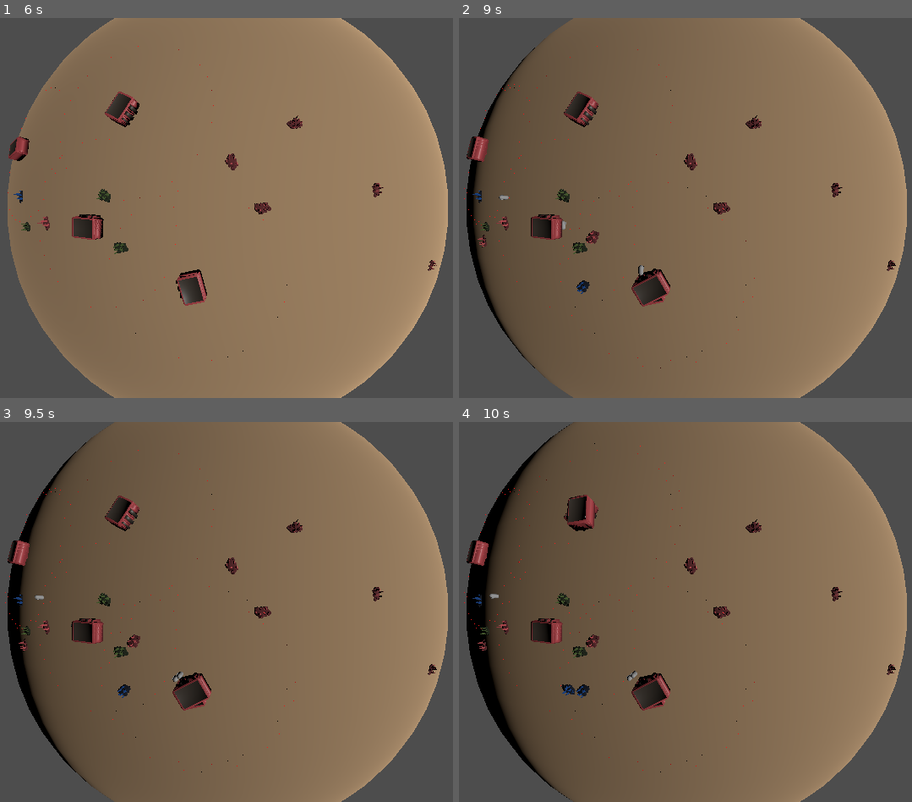
Above: before the commit, frames 1-4 (two rows, left to right).
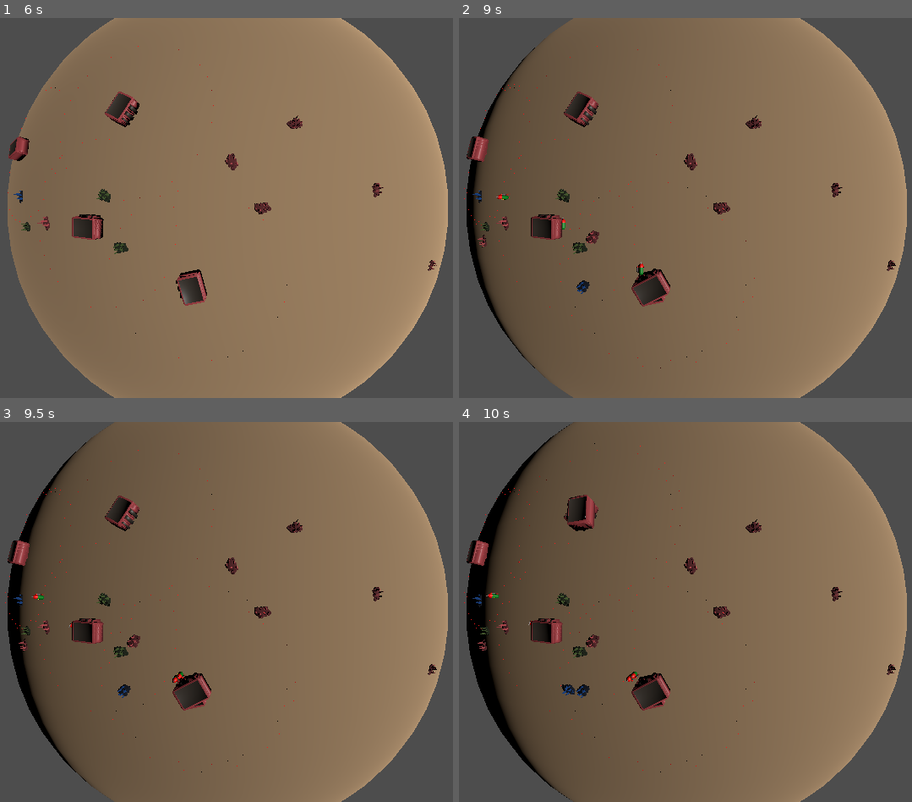
Above: after the commit, the same moments.

Repository: ShadowCurse/gmtk_2024
Game: Godot game, scene res://solar_system.tscn
Two runs of this game, one before a commit and one after it. Both use one fixed random seed, a clock stepped at 60 frames per second and the inputs below.
Inputs (mouse positions are in pixels of both pictures, inside the frame that each line leads up to):
- Up to frame 1 (6 s): tap Enter at 0.5, 2.75, 4.25 s; move the mouse to (194, 284) at 0.52 s; hold Up (ui_up) 0.53-2.03 s; tap W (place_hub) every 1.5 s from 0.6 to 5.1 s; click (194, 284) at 0.67 s; tap Space at 1.25, 3.5, 5.75 s; move the mouse to (430, 265) at 1.27 s; tap Q (place_resource) every 1.5 s from 1.35 to 5.85 s; move the mouse to (27, 151) at 2.02 s; hold Left (ui_left) 2.03-3.53 s; move the mouse to (262, 208) at 2.77 s; click (262, 208) at 2.92 s; move the mouse to (126, 113) at 3.52 s; hold Down (ui_down) 3.53-4.28 s; move the mouse to (375, 189) at 4.27 s; hold Right (ui_right) 4.28-5.03 s; move the mouse to (90, 227) at 5.02 s; hold Up (ui_up) 5.03-5.78 s; click (90, 227) at 5.17 s; move the mouse to (294, 124) at 5.77 s; hold Right (ui_right) from 5.78 s (still down)
- Up to frame 2 (9 s): move the mouse to (653, 284) at 6.52 s; tap W (place_hub) at 6.6, 8.1 s; move the mouse to (889, 265) at 7.27 s; tap Q (place_resource) at 7.35, 8.85 s; click (889, 265) at 7.42 s; move the mouse to (486, 151) at 8.02 s; release Right (ui_right) at 8.03 s; hold Down (ui_down) 8.03-8.78 s; move the mouse to (721, 208) at 8.77 s; hold Left (ui_left) from 8.78 s (still down)
- Up to frame 3 (9.5 s): keep holding Left (ui_left)
- Up to frame 4 (10 s): move the mouse to (585, 517) at 9.52 s; release Left (ui_left) at 9.53 s; hold Up (ui_up) from 9.53 s (still down); tap W (place_hub) at 9.6 s; click (585, 517) at 9.67 s

Frame 1 is identical in both runs. In frame 2, less than 0.1% of the frame differs, in the area x 8-41%, y 46-68%; in frame 3, less than 0.1%; in frame 4, less than 0.1%.

Commit message:
update worker model

Diff:
--- a/worker.gd
+++ b/worker.gd
@@ -14,6 +14,10 @@
 func _ready():
     self.target = self.resource_point.position
     self.item.visible = false
+    match self.type:
+        ResourcePoint.Type.Red: self.item.get_surface_override_material(0).albedo_color = Color.RED
+        ResourcePoint.Type.Green: self.item.get_surface_override_material(0).albedo_color = Color.GREEN
+        ResourcePoint.Type.Blue: self.item.get_surface_override_material(0).albedo_color = Color.BLUE
 
 func _process(delta):
     if Input.is_action_pressed("ui_up"):
--- a/worker.tscn
+++ b/worker.tscn
@@ -1,11 +1,7 @@
-[gd_scene load_steps=7 format=3 uid="uid://cckrf2qbeium6"]
+[gd_scene load_steps=17 format=3 uid="uid://cckrf2qbeium6"]
 
 [ext_resource type="Script" path="res://worker.gd" id="1_18uty"]
-
-[sub_resource type="CapsuleMesh" id="CapsuleMesh_6pawm"]
-
-[sub_resource type="BoxMesh" id="BoxMesh_53g4u"]
-size = Vector3(0.5, 0.5, 1)
+[ext_resource type="PackedScene" uid="uid://cee6t8gdqdf61" path="res://assets/ork.glb" id="2_ya42p"]
 
 [sub_resource type="CapsuleShape3D" id="CapsuleShape3D_gp66d"]
 
@@ -15,25 +11,81 @@
 [sub_resource type="ORMMaterial3D" id="ORMMaterial3D_uk38c"]
 albedo_color = Color(0.343048, 0.31453, 0.266026, 1)
 
+[sub_resource type="Gradient" id="Gradient_ejuf3"]
+offsets = PackedFloat32Array(0, 0.992308)
+colors = PackedColorArray(0.98276, 0.848205, 0.145573, 1, 0.835268, 0.145451, 0.0309191, 1)
+
+[sub_resource type="GradientTexture1D" id="GradientTexture1D_hhx8y"]
+gradient = SubResource("Gradient_ejuf3")
+
+[sub_resource type="Gradient" id="Gradient_j1n6r"]
+colors = PackedColorArray(0.325445, 0.325439, 0.325441, 1, 0.835294, 0.835294, 0.0980392, 0.0156863)
+
+[sub_resource type="GradientTexture1D" id="GradientTexture1D_a1i48"]
+gradient = SubResource("Gradient_j1n6r")
+
+[sub_resource type="Curve" id="Curve_bn2e1"]
+_data = [Vector2(0.00694445, 1), 0.0, 0.0, 0, 0, Vector2(0.989583, 0.505634), 0.0, 0.0, 0, 0]
+point_count = 2
+
+[sub_resource type="CurveTexture" id="CurveTexture_xrxcy"]
+curve = SubResource("Curve_bn2e1")
+
+[sub_resource type="Curve" id="Curve_flifd"]
+_data = [Vector2(0, 1), 0.0, 0.0, 0, 0, Vector2(0.989583, 0.0204226), 0.0, 0.0, 0, 0]
+point_count = 2
+
+[sub_resource type="CurveTexture" id="CurveTexture_m5e4p"]
+curve = SubResource("Curve_flifd")
+
+[sub_resource type="ParticleProcessMaterial" id="ParticleProcessMaterial_u81c0"]
+direction = Vector3(0, -1, 0)
+spread = 30.0
+initial_velocity_max = 4.0
+scale_min = 0.5
+scale_curve = SubResource("CurveTexture_m5e4p")
+color = Color(0.886275, 0.313726, 0, 0.219608)
+color_ramp = SubResource("GradientTexture1D_a1i48")
+color_initial_ramp = SubResource("GradientTexture1D_hhx8y")
+emission_curve = SubResource("CurveTexture_xrxcy")
+collision_mode = 1
+collision_friction = 0.0
+collision_bounce = 0.0
+
+[sub_resource type="StandardMaterial3D" id="StandardMaterial3D_snp0b"]
+transparency = 1
+vertex_color_use_as_albedo = true
+
+[sub_resource type="SphereMesh" id="SphereMesh_t58p4"]
+material = SubResource("StandardMaterial3D_snp0b")
+radius = 0.1
+height = 0.2
+radial_segments = 8
+rings = 3
+
 [node name="worker" type="CharacterBody3D"]
 collision_layer = 2
 collision_mask = 7
 script = ExtResource("1_18uty")
-
-[node name="MeshInstance3D" type="MeshInstance3D" parent="."]
-transform = Transform3D(1, 0, 0, 0, 1, 0, 0, 0, 1, 0, 1, 0)
-mesh = SubResource("CapsuleMesh_6pawm")
-
-[node name="MeshInstance3D2" type="MeshInstance3D" parent="."]
-transform = Transform3D(1, 0, 0, 0, 1, 0, 0, 0, 1, 0, 1.45389, -0.143986)
-mesh = SubResource("BoxMesh_53g4u")
 
 [node name="CollisionShape3D" type="CollisionShape3D" parent="."]
 transform = Transform3D(1, 0, 0, 0, 1, 0, 0, 0, 1, 0, 1, 0)
 shape = SubResource("CapsuleShape3D_gp66d")
 
 [node name="item" type="MeshInstance3D" parent="."]
-transform = Transform3D(1, 0, 0, 0, 1, 0, 0, 0, 1, 0, 2.35905, 0)
+transform = Transform3D(1, 0, 0, 0, 1, 0, 0, 0, 1, 0, 1.28818, -1.04539)
 visible = false
 mesh = SubResource("BoxMesh_jfykt")
 surface_material_override/0 = SubResource("ORMMaterial3D_uk38c")
+
+[node name="ork" parent="." instance=ExtResource("2_ya42p")]
+transform = Transform3D(-0.5, 0, 4.37114e-08, 0, 0.5, 0, -4.37114e-08, 0, -0.5, 0, 0.50732, 0)
+
+[node name="GPUParticles3D" type="GPUParticles3D" parent="."]
+transform = Transform3D(1, 0, 0, 0, 1, 0, 0, 0, 1, 0, 0.878481, 0.701213)
+amount = 1000
+lifetime = 0.5
+visibility_aabb = AABB(-1.46606, -1.41261, -1.55442, 2.93213, 2.82522, 3.10883)
+local_coords = true
+process_material = SubResource("ParticleProcessMaterial_u81c0")
+draw_pass_1 = SubResource("SphereMesh_t58p4")
Binary file added: assets/ork.glb
Not shown, added: assets/ork.glb.import
